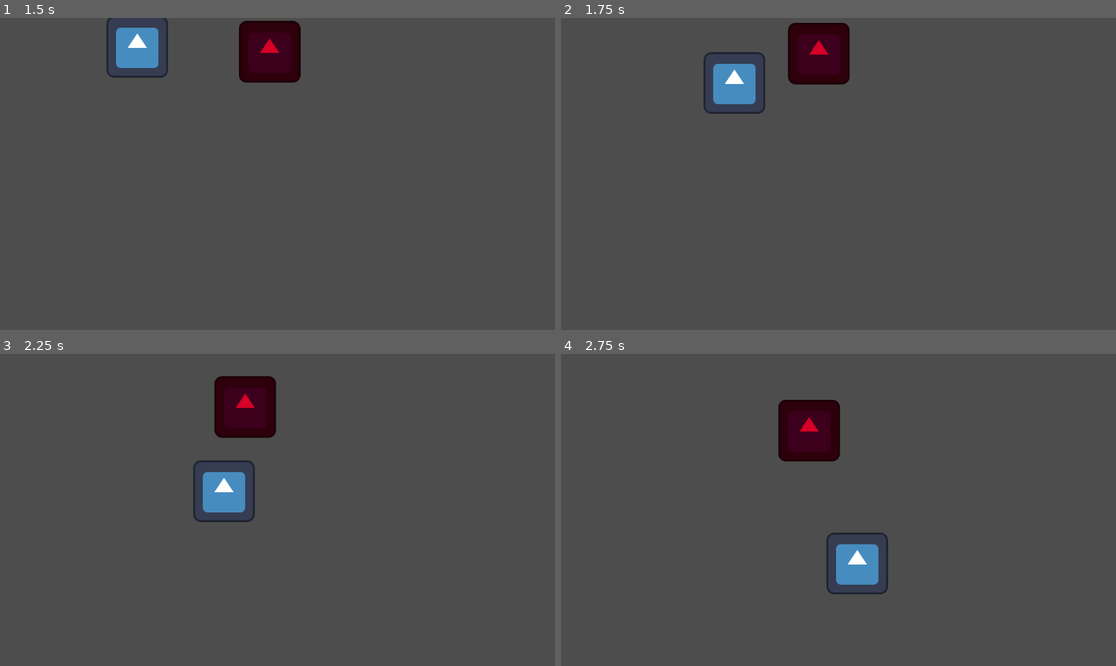
Above: before the commit, frames 1-4 (two rows, left to right).
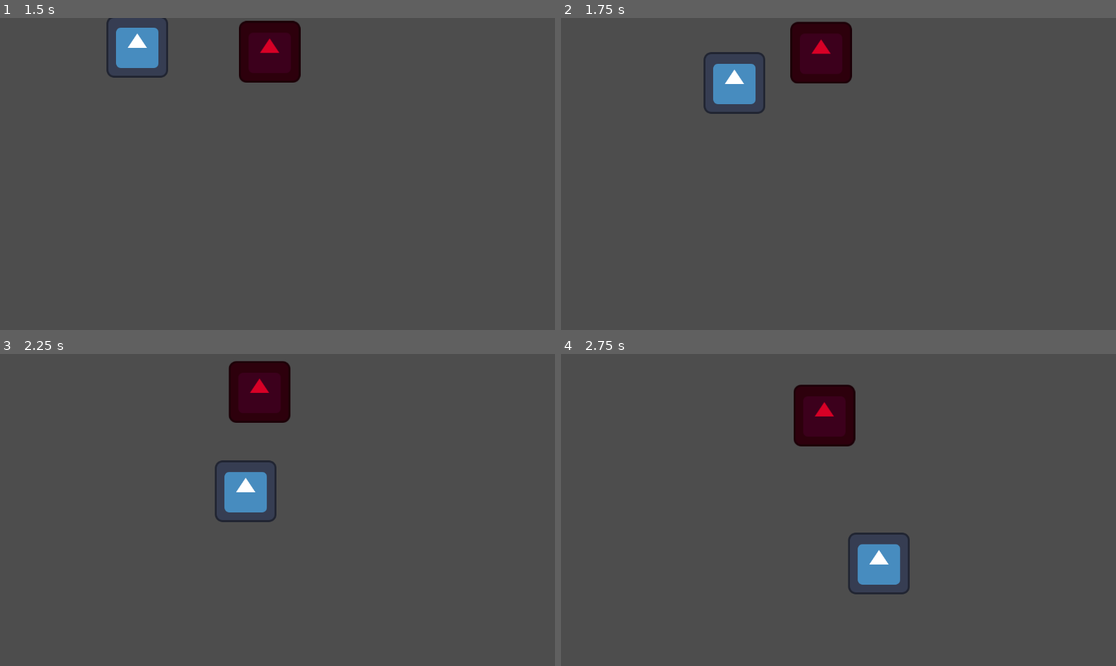
Above: after the commit, the same moments.

Repository: helionlf/Ex-companions
Game: Godot game, scene res://Testes/lobby.tscn
Two runs of this game, one before a commit and one after it. Both use one fixed random seed, a clock stepped at 60 frames per second and the inputs below. The engine's default icon, where the game draws it, is replaced by a stand-in: a white triangle on a blue panel in a dark square.
Inputs:
- Up to frame 1 (1.5 s): tap Enter at 0.5 s; hold Right (ui_right) 0.53-1.28 s; hold Down (ui_down) from 1.28 s (still down)
- Up to frame 2 (1.75 s): keep holding Down (ui_down)
- Up to frame 3 (2.25 s): release Down (ui_down) at 2.03 s; hold Right (ui_right) from 2.03 s (still down)
- Up to frame 4 (2.75 s): keep holding Right (ui_right)

Frame 1 is identical in both runs. In frame 2, 0.3% of the frame differs, in the area x 40-53%, y 1-22%; in frame 3, 3.5%; in frame 4, 3.6%, in the area x 39-63%, y 9-78%.

Commit message:
ajustando problema ao colidir com inimigo
a função move_and_slide() do inimigo foi substituída por move_and_collide()

Diff:
--- a/ex-companions-game/Testes/enemy.gd
+++ b/ex-companions-game/Testes/enemy.gd
@@ -4,7 +4,7 @@
 @export var speed = 100.0
 
 @export var chase_range = 500.0
-@export var attack_range = 100.0
+@export var attack_range = 200.0
 
 @export var target: CharacterBody2D
 
@@ -12,14 +12,15 @@
 func _physics_process(_delta: float) -> void:
 	velocity = Vector2.ZERO
 
-	if chase_player():
+	if chase_player() and !attack_player():
 		var direction = (target.global_position - global_position).normalized()
 		velocity = direction * speed
 
 	if attack_player():
-		look_at(Vector2(target.global_position.x, global_position.y))
+		print("atacando")
 
-	move_and_slide()
+	#move_and_slide()
+	move_and_collide(velocity * _delta)
 
 
 func chase_player():
